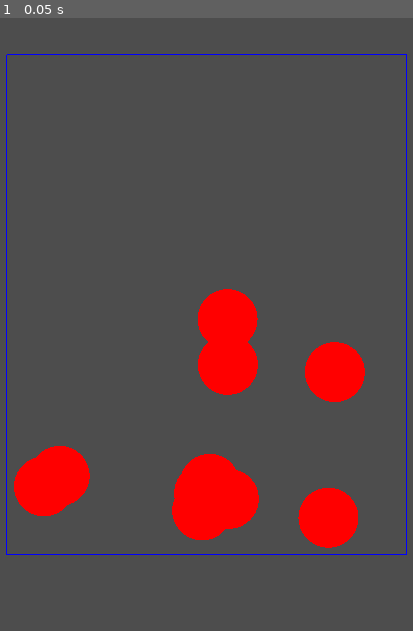
Above: before the commit, frame 1.
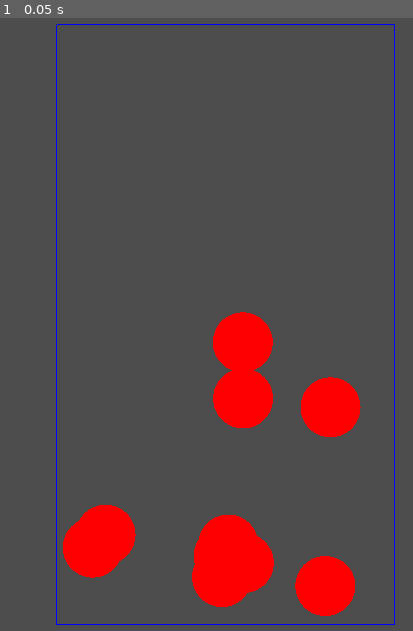
Above: after the commit, the same moment.

Repository: Tryptophan/ludumdare59
Game: Godot game, scene res://phone.tscn
Two runs of this game, one before a commit and one after it. Both use one fixed random seed, a clock stepped at 60 frames per second and the inputs below.
Inputs:
- Up to frame 1 (0.05 s): no input

The runs differ from the first frame. In frame 1, 14% of the frame differs, in the area x 1-99%, y 0-100%.

Commit message:
phone size

Diff:
--- a/pattern.gd
+++ b/pattern.gd
@@ -40,7 +40,9 @@
 	var input_span = min(size.x * 0.85, remaining)
 	cell_size = input_span / GRID
 	var input_x = pos.x + (size.x - input_span) / 2.0
-	input_origin = Vector2(input_x, ref_bottom)
+	var input_bottom_y = pos.y + size.y - 20.0
+	var input_y = max(ref_bottom, input_bottom_y - input_span)
+	input_origin = Vector2(input_x, input_y)
 
 	_generate_pattern()
 
@@ -56,7 +58,7 @@
 
 # Builds target_pattern as a random walk of adjacent unvisited nodes
 func _generate_pattern() -> void:
-	var length = randi_range(GRID, GRID + 2)
+	var length = randi_range(max(GRID * GRID - 4, 1), max(GRID * GRID - 2, 2))
 	target_pattern.clear()
 	var start = randi() % (GRID * GRID)
 	target_pattern.append(start)
@@ -73,7 +75,7 @@
 		target_pattern.append(neighbors[randi() % neighbors.size()])
 
 
-# Converts a flat node index (0–8) to pixel coords within a grid at `origin`
+# Converts a flat node index to pixel coords within a grid at `origin`
 func _node_world_pos(index: int, origin: Vector2, cs: float) -> Vector2:
 	var col: int = index % GRID
 	@warning_ignore("integer_division")
@@ -81,8 +83,8 @@
 	return origin + Vector2(col * cs + cs / 2.0, row * cs + cs / 2.0)
 
 
-# Draws one 3x3 grid: connecting lines, node circles, and (optionally) order numbers
-func _draw_grid(origin: Vector2, cs: float, pattern: Array[int], show_numbers: bool, is_ref: bool) -> void:
+# Draws one grid: connecting lines, node circles
+func _draw_grid(origin: Vector2, cs: float, pattern: Array[int], is_ref: bool) -> void:
 	var inactive_fill = Color(0.25, 0.25, 0.3)
 	# Reference grid uses blue; input grid uses green
 	var active_fill = Color(0.3, 0.6, 1.0) if is_ref else Color(0.2, 0.8, 0.5)
@@ -103,13 +105,6 @@
 		var active = i in pattern
 		draw_circle(p, node_r, active_fill if active else inactive_fill)
 		draw_circle(p, node_r - 3.0, Color(0.08, 0.08, 0.12))
-		# Optionally show the step number (1-based) centered on active nodes
-		if active and show_numbers:
-			var order = str(pattern.find(i) + 1)
-			var font = ThemeDB.fallback_font
-			var font_size = int(node_r * 0.9)
-			var text_size = font.get_string_size(order, HORIZONTAL_ALIGNMENT_LEFT, -1, font_size)
-			draw_string(font, p - text_size / 2.0, order, HORIZONTAL_ALIGNMENT_LEFT, -1, font_size, Color.WHITE)
 
 
 func _draw() -> void:
@@ -120,8 +115,8 @@
 	draw_string(ThemeDB.fallback_font, ref_origin + Vector2((ref_cell_size * GRID - ref_label_size.x) / 2.0, -6), ref_label, HORIZONTAL_ALIGNMENT_LEFT, -1, 11, Color.WHITE)
 	draw_string(ThemeDB.fallback_font, input_origin + Vector2(0, -6), "Draw it", HORIZONTAL_ALIGNMENT_LEFT, -1, 14, Color.WHITE)
 
-	_draw_grid(ref_origin, ref_cell_size, target_pattern, false, true)
-	_draw_grid(input_origin, cell_size, current_pattern, false, false)
+	_draw_grid(ref_origin, ref_cell_size, target_pattern, true)
+	_draw_grid(input_origin, cell_size, current_pattern, false)
 
 	# Draw a faint line from the last visited node to the cursor while dragging
 	if is_dragging and not current_pattern.is_empty():
--- a/phone.gd
+++ b/phone.gd
@@ -5,7 +5,7 @@
 
 const GAMES = ["dots", "pattern", "password"]
 
-@export var phone_size: Vector2 = Vector2(400, 500):
+@export var phone_size: Vector2 = Vector2(338, 600):
 	set(v): phone_size = v; queue_redraw()
 
 func _draw() -> void:
--- a/phone.tscn
+++ b/phone.tscn
@@ -3,5 +3,5 @@
 [ext_resource type="Script" uid="uid://d16cq4ucq7got" path="res://phone.gd" id="1_lnqov"]
 
 [node name="phone" type="Node2D" unique_id=1517112284]
-position = Vector2(50, 50)
+position = Vector2(100, 20)
 script = ExtResource("1_lnqov")
